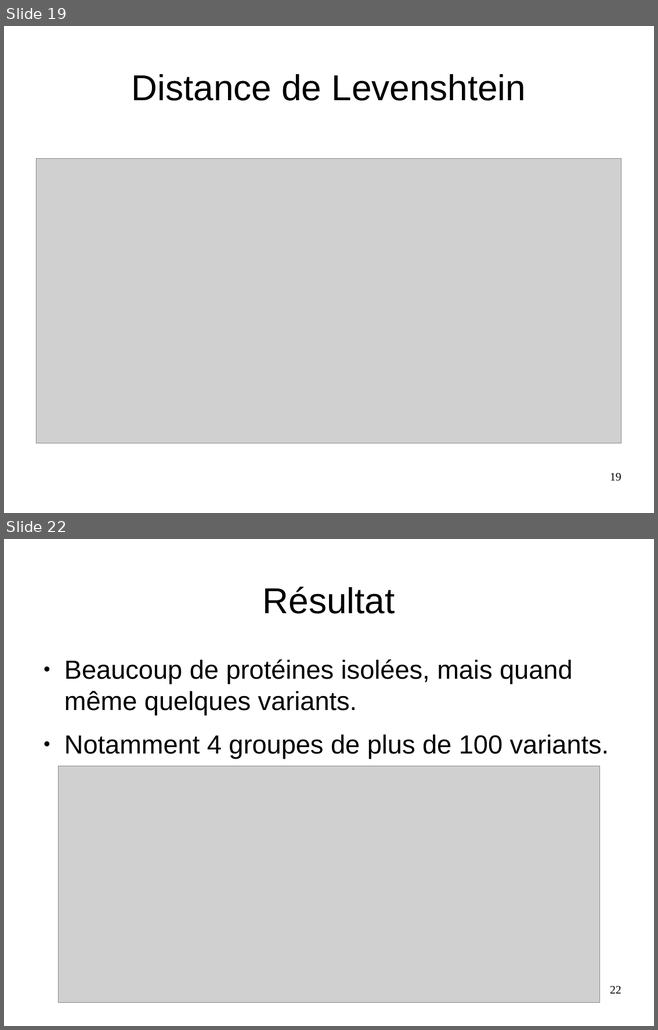
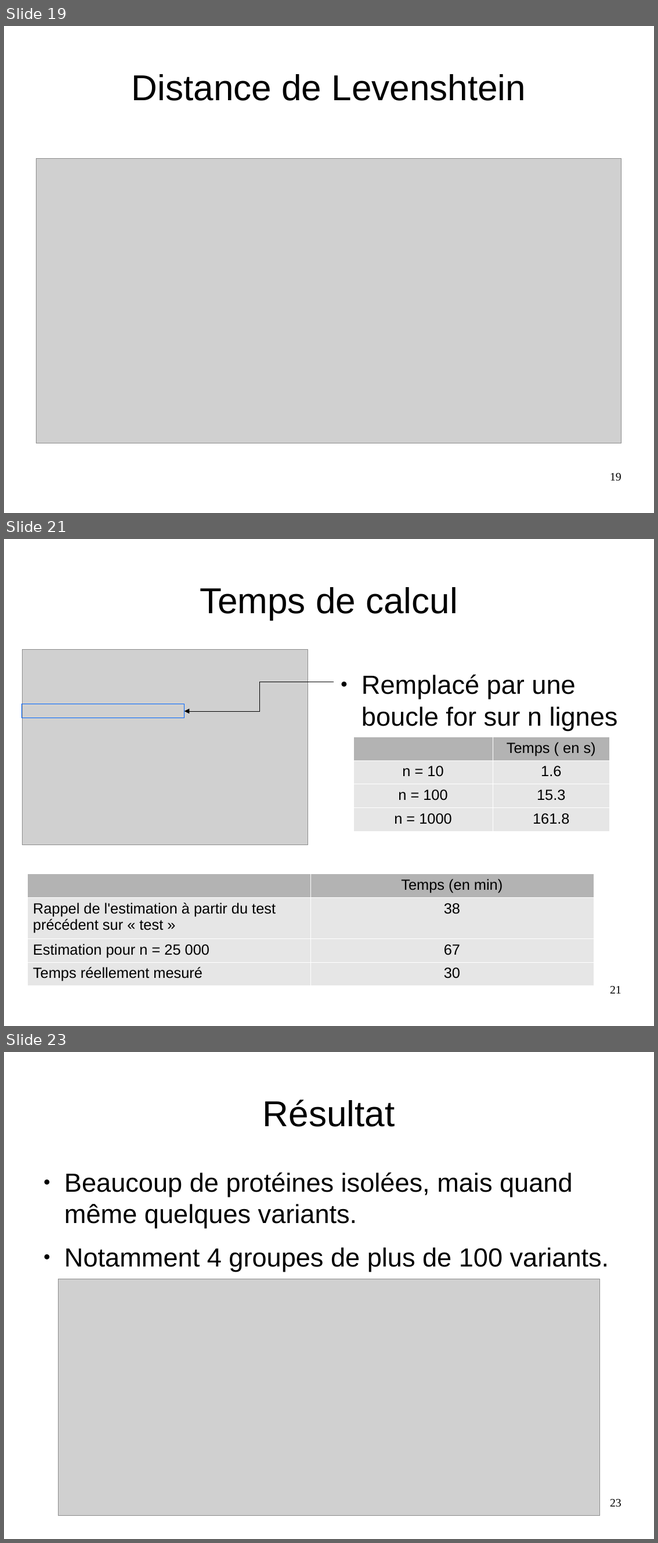
Before and after one commit to MathieuxTony/Projet-8, a slide deck: presentation.odp. Shown one above the other, each under a label of ours: slides 19 and 22 before the commit, slides 19, 21 and 23 after it; the slides between them are not shown. The pictures are 658x1030 and 658x1543 pixels, drawn with LibreOffice and Linux fonts; fonts in the diff are those of the drawing; grey boxes stand for pictures. Boxes give left, top, right and bottom in pixels: in the first picture for what was removed or moved away, otherwise in the second. Text is boxed around its words. In the diff, an @@ line names an element or a change of style, - is before the commit and + after.

Commit message:
ajout corrélations + temps et scores dans la présentation

```diff
--- a/presentation.odp
+++ b/presentation.odp
@@ slide 21 added at box(4, 539, 654, 1026), background #FFFFFF @@
@@ title added at box(199, 587, 458, 620), 44 pt, text #000000 @@
+Temps de calcul
@@ picture added at box(23, 650, 307, 845) @@
@@ text added at box(361, 674, 618, 730), 32 pt, text #000000 @@
+● Remplacé par une boucle for sur n lignes
@@ elbow arrow added from (333, 682) to (184, 711), #000000 0 pt @@
@@ rectangle added at box(21, 704, 184, 718), outline #0066FF 0.79 pt @@
@@ table added at box(353, 737, 610, 827), 4 rows, 2 columns @@
+ | Temps ( en s)
+n = 10 | 1.6
+n = 100 | 15.3
+n = 1000 | 161.8
@@ table added at box(27, 874, 593, 984), 4 rows, 2 columns @@
+ | Temps (en min)
+Rappel de l'estimation à partir du test précédent sur « test » | 38
+Estimation pour n = 25 000 | 67
+Temps réellement mesuré | 30
@@ page number added at box(610, 986, 621, 994), 14 pt, text #000000 @@
+21
@@ what was slide 22 is now slide 23 @@
@@ page number at box(610, 1499, 621, 1507): text changed @@
-22
+23
```
Also in this commit, not shown: 2 slides changed, 4 other slides added, 1 slide removed, 2 other files.
